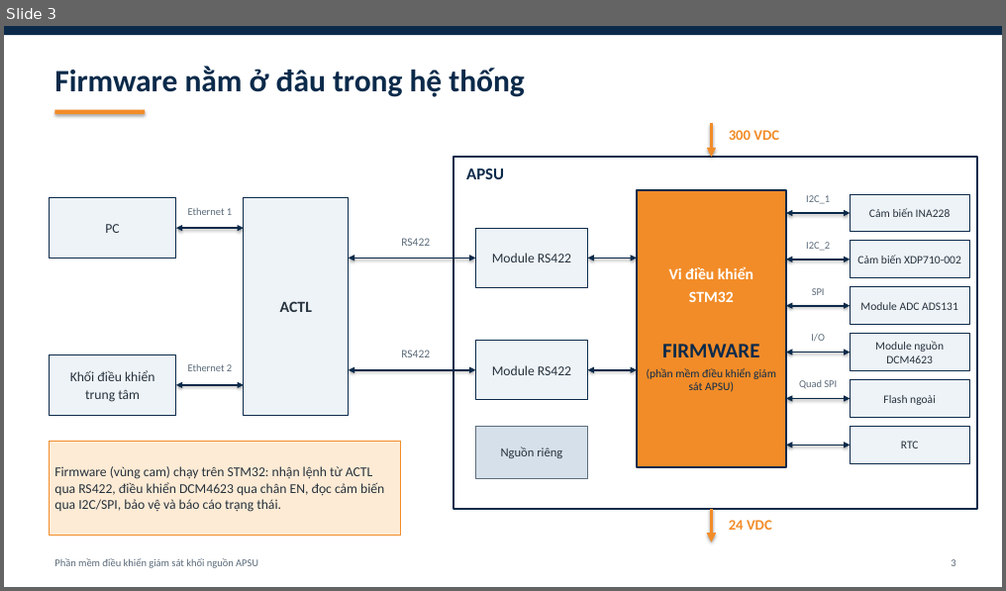
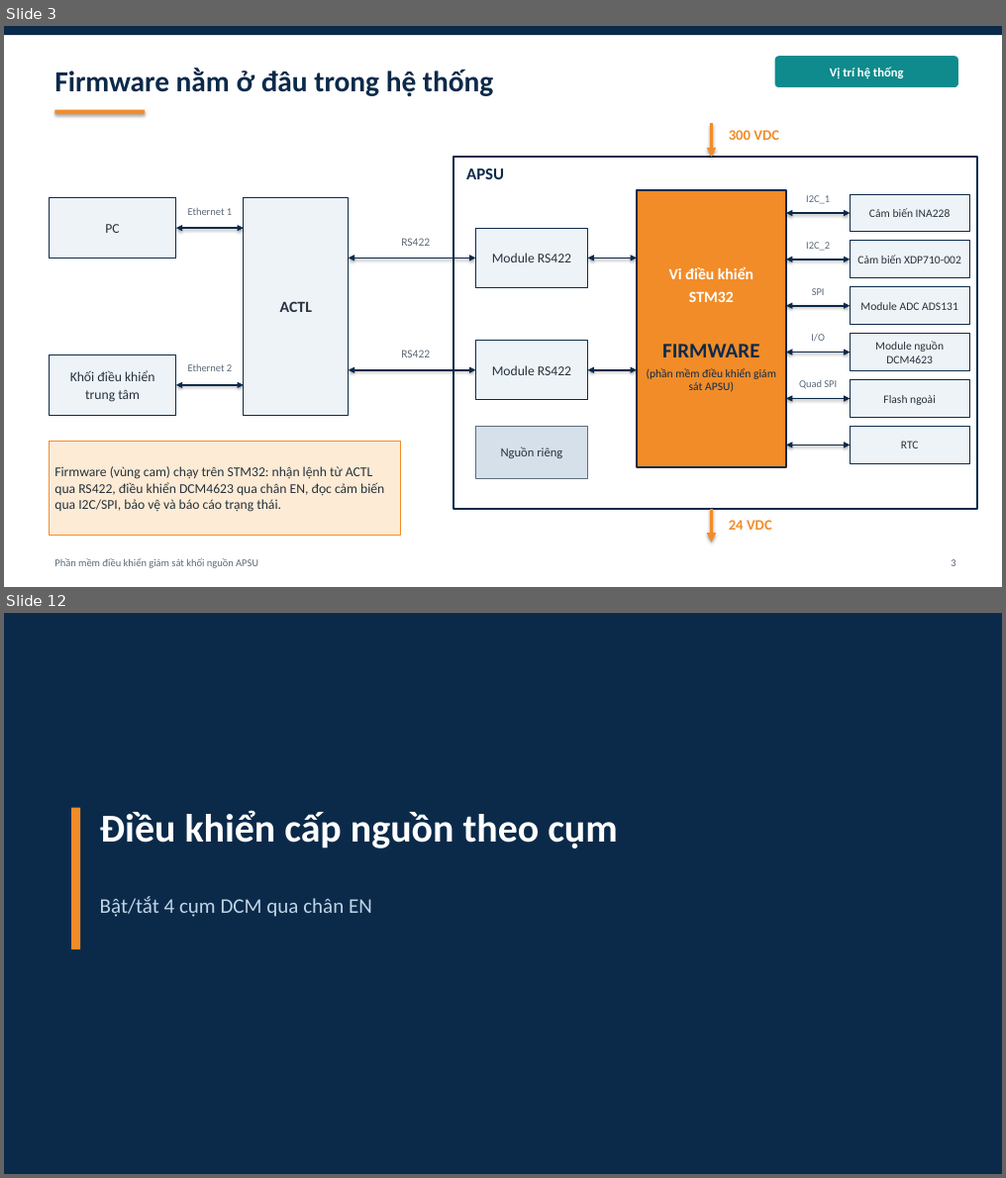
Before and after one commit to yuhneyugnnnn221103/PSU-Firmware, a slide deck: docs/APSU_firmware_tong_quan.pptx. Shown one above the other, each under a label of ours: slide 3 before the commit, slides 3 and 12 after it; the slides between them are not shown. The pictures are 1006x591 and 1006x1178 pixels, drawn with LibreOffice and Linux fonts; fonts in the diff are those of the drawing. Boxes give left, top, right and bottom in pixels: in the first picture for what was removed or moved away, otherwise in the second. Text is boxed around its words. In the diff, an @@ line names an element or a change of style, - is before the commit and + after.

```diff
--- a/docs/APSU_firmware_tong_quan.pptx
+++ b/docs/APSU_firmware_tong_quan.pptx
@@ slide 12 added at box(4, 613, 1002, 1174), background #FFFFFF @@
@@ rectangle added at box(4, 613, 1002, 1174), fill #0B2A4A @@
@@ rectangle added at box(71, 808, 80, 950), fill #F28C28 @@
@@ text added at box(100, 810, 618, 849), 38 pt, text #FFFFFF, bold @@
+Điều khiển cấp nguồn theo cụm
@@ text added at box(100, 896, 372, 917), 20 pt, text #BFD4E6 @@
+Bật/tắt 4 cụm DCM qua chân EN
@@ slide 3 changed as well @@
@@ text "Firmware nằm ở đâu trong ..." at box(54, 68, 493, 97): size 30 to 28 pt @@
@@ rounded rectangle added at box(775, 56, 958, 87), fill #0F8B8D, 12 pt, text #FFFFFF, bold @@
+Vị trí hệ thống
```
Also in this commit, not shown: 10 other slides changed, 22 other slides added.
